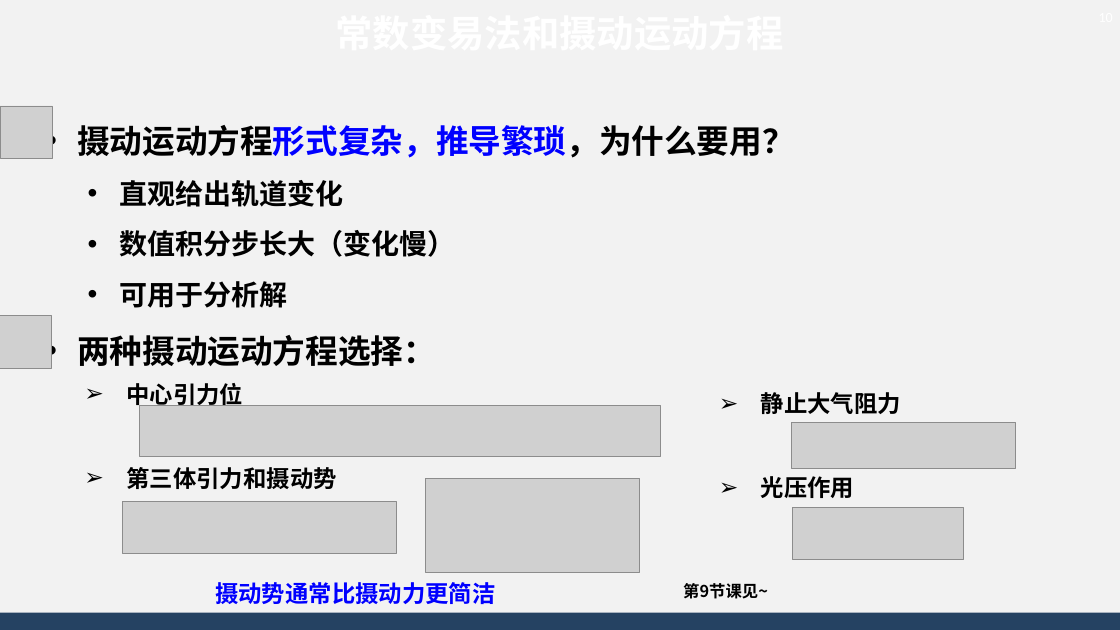
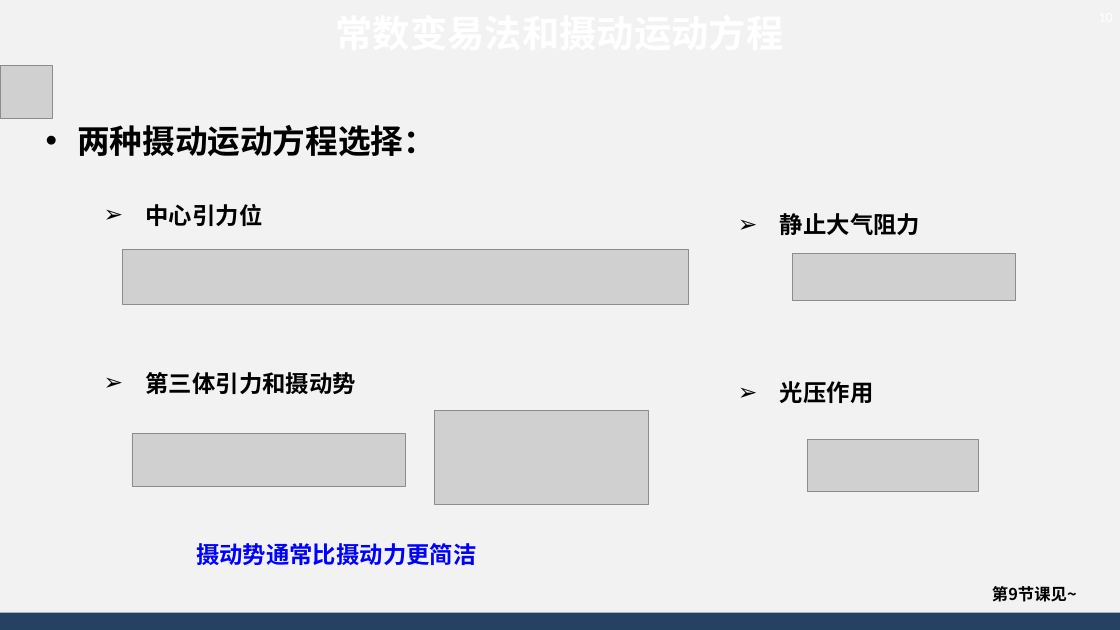
Before and after one commit to AsBackup/DAOSSA, a slide deck: slide 10 of 08 受摄二体问题.pptx. Drawn at 1120x630 pixels with LibreOffice and Linux fonts; fonts in the diff are those of the drawing; grey boxes stand for pictures; background and template pictures are left out. Boxes give left, top, right and bottom in pixels: in the first picture for what was removed or moved away, otherwise in the second. Text is boxed around its words. In the diff, an @@ line names an element or a change of style, - is before the commit and + after.

```diff
--- a/08 受摄二体问题.pptx
+++ b/08 受摄二体问题.pptx
@@ picture: place and size @@
-picture at [0,316,50,368]
+picture at [0,66,52,118]
@@ picture removed at [0,106,52,158] @@
@@ text at [77,125,795,308]: paragraphs removed @@
-• 摄动运动方程形式复杂，推导繁琐，为什么要用？
-  • 直观给出轨道变化
-  • 数值积分步长大（变化慢）
-  • 可用于分析解
@@ text "中心引力位" rewrapped from [126,383,336,489] to [146,204,356,394] @@
@@ text "静止大气阻力" rewrapped from [761,392,901,498] to [780,213,920,403] @@
@@ picture: place and size @@
-picture at [139,405,660,456]
+picture at [123,250,689,305]
@@ picture: place and size @@
-picture at [792,423,1016,469]
+picture at [792,254,1016,300]
@@ picture: place and size @@
-picture at [425,478,639,572]
+picture at [435,411,649,505]
@@ picture: place and size @@
-picture at [123,502,397,555]
+picture at [132,434,406,487]
@@ picture: place and size @@
-picture at [792,507,964,560]
+picture at [807,439,979,492]
@@ text "摄动势通常比摄动力更简洁": place and size @@
-text "摄动势通常比摄动力更简洁" at [215,582,495,604]
+text "摄动势通常比摄动力更简洁" at [196,543,476,565]
@@ text "第9节课见~": place and size @@
-text "第9节课见~" at [683,583,768,599]
+text "第9节课见~" at [992,586,1077,602]
```
Also in this commit, not shown: 1 other slide changed, 2 slides added, 1 slide removed, 14 other files.
